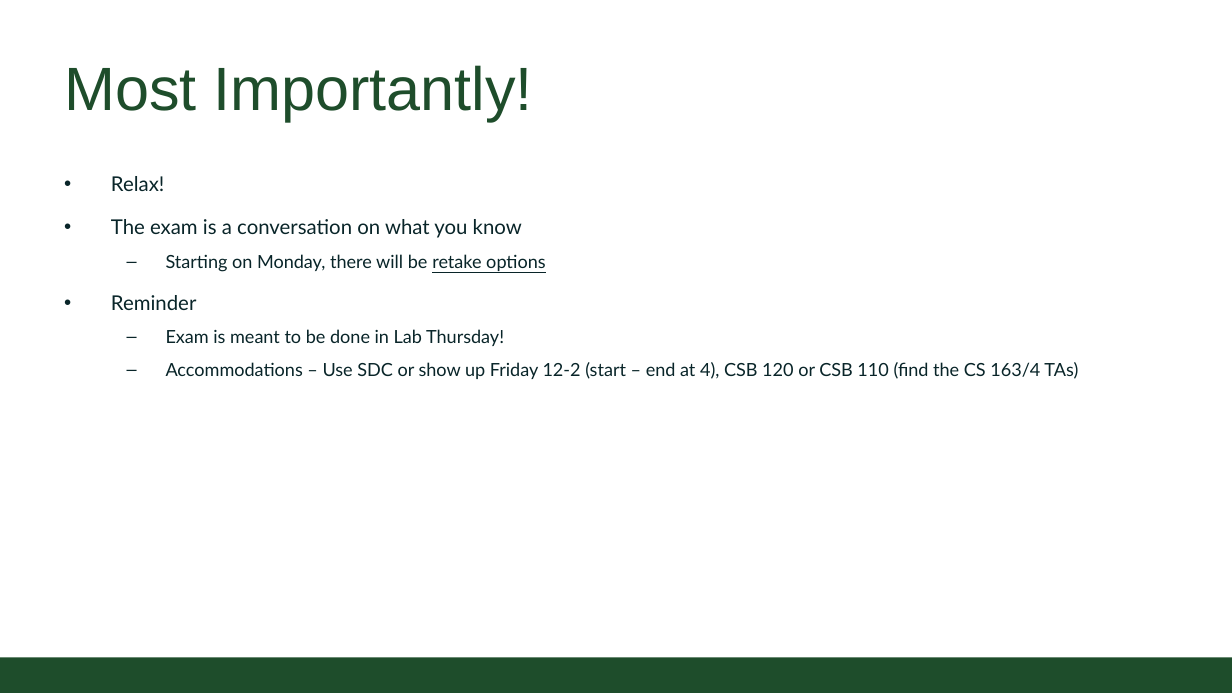
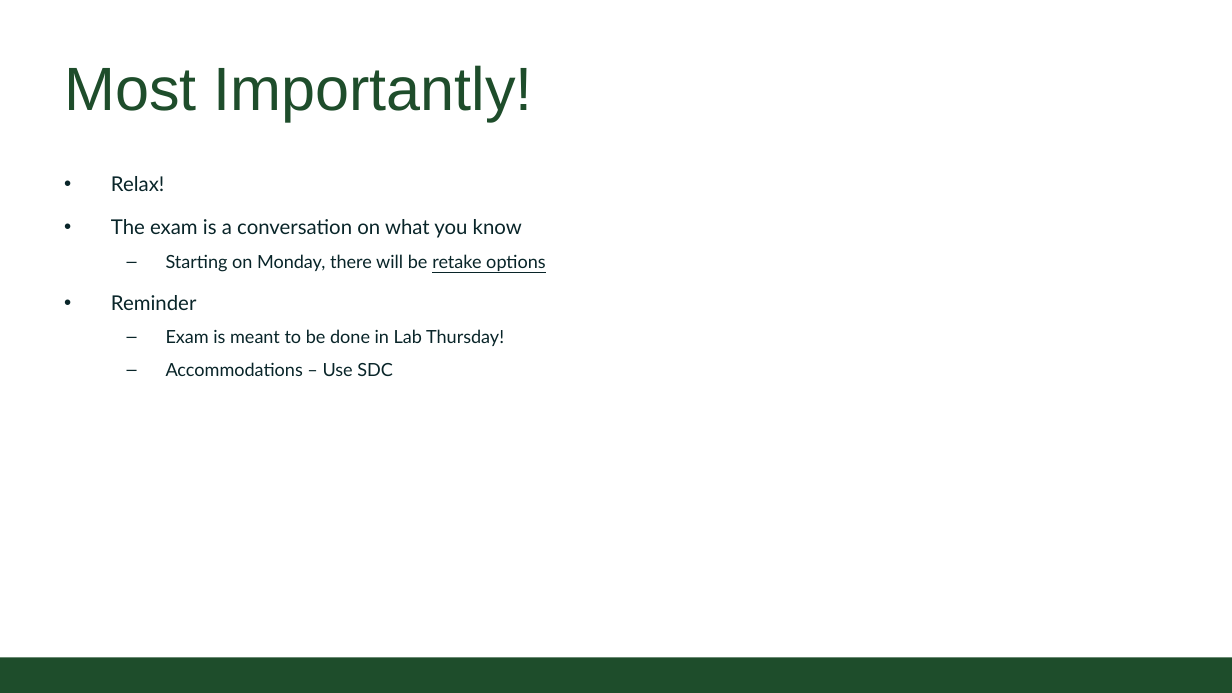
Before and after one commit to CSU-CompSci-CS163-4/Handouts, a slide deck: slide 8 of slides/On-Campus/04_02_Exam1ReviewSlides.pptx. Drawn at 1232x693 pixels with LibreOffice and Linux fonts; fonts in the diff are those of the drawing; background and template pictures are left out. Boxes give left, top, right and bottom in pixels: in the first picture for what was removed or moved away, otherwise in the second. Text is boxed around its words. In the diff, an @@ line names an element or a change of style, - is before the commit and + after.

```diff
--- a/slides/On-Campus/04_02_Exam1ReviewSlides.pptx
+++ b/slides/On-Campus/04_02_Exam1ReviewSlides.pptx
@@ text at (166,362,393,376): text changed @@
-  – Accommodations – Use SDC or show up Friday 12-2 (start – end at 4), CSB 120 or CSB 110 (find the CS 163/4 TAs)
+  – Accommodations – Use SDC
```
